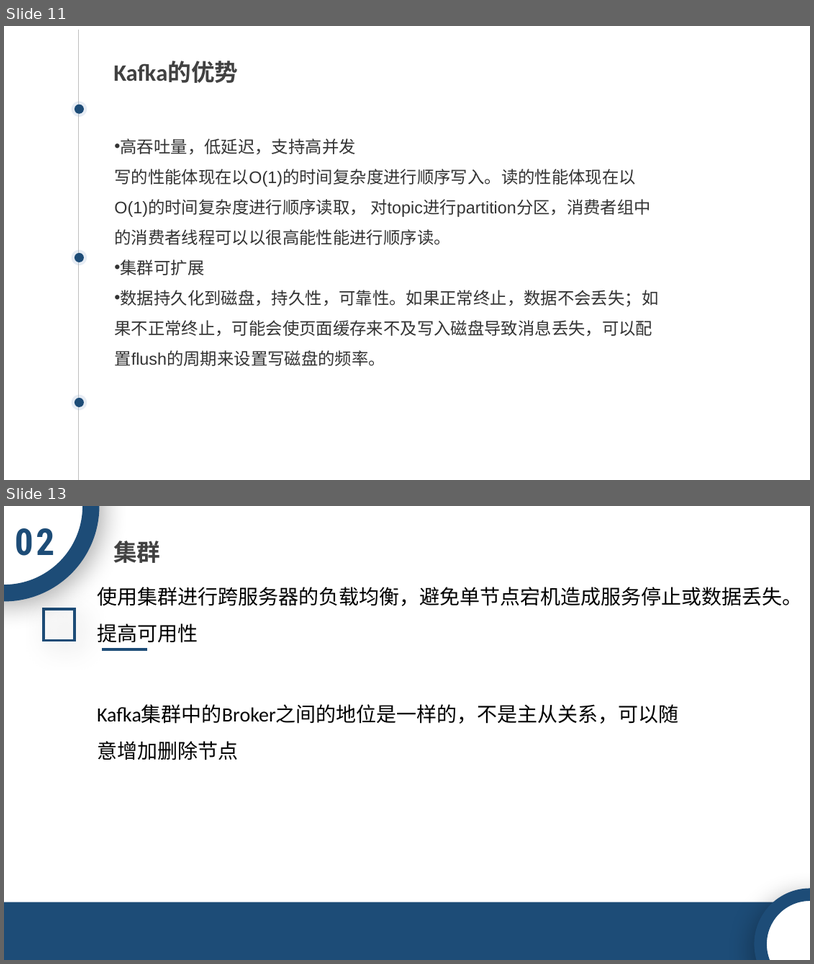
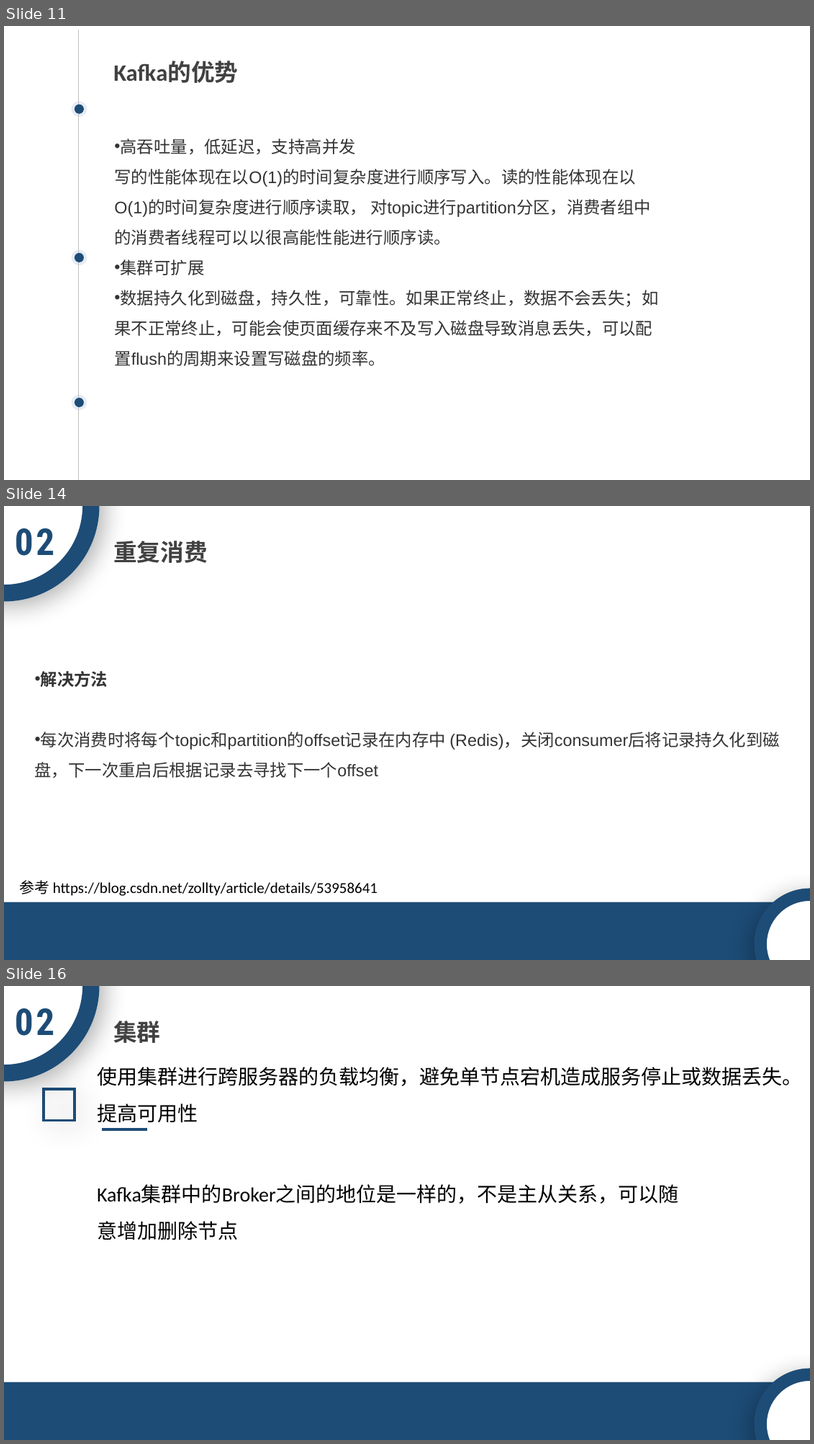
Before and after one commit to ACTSysGroup/Dev-Club, a slide deck: back-end/中间件/Kafka.pptx. Shown one above the other, each under a label of ours: slides 11 and 13 before the commit, slides 11, 14 and 16 after it; the slides between them are not shown. The pictures are 814x964 and 814x1444 pixels, drawn with LibreOffice and Linux fonts; fonts in the diff are those of the drawing; background and template pictures are left out. Boxes give left, top, right and bottom in pixels: in the first picture for what was removed or moved away, otherwise in the second. Text is boxed around its words. In the diff, an @@ line names an element or a change of style, - is before the commit and + after.

```diff
--- a/back-end/中间件/Kafka.pptx
+++ b/back-end/中间件/Kafka.pptx
@@ slide 14 added at (x1=4, y1=506, x2=810, y2=960), background picture (left out) @@
@@ ellipse added at (x1=4, y1=506, x2=91, y2=593), fill #FFFFFF, outline #1D4C77 20 pt @@
@@ text added at (x1=15, y1=528, x2=54, y2=556), 44 pt, text #1D4C77, bold @@
+02
@@ text added at (x1=113, y1=541, x2=208, y2=563), 28 pt, text #414141, bold @@
+重复消费
@@ text added at (x1=35, y1=671, x2=779, y2=777), 20 pt, text #333333 @@
+• 解决方法
+• 每次消费时将每个topic和partition的offset记录在内存中 (Redis)，关闭consumer后将记录持久化到磁盘，下一次重启后根据记录去寻找下一个offset
@@ text added at (x1=19, y1=880, x2=378, y2=896), 18 pt, text #000000 @@
+参考 https://blog.csdn.net/zollty/article/details/53958641
@@ ellipse added at (x1=761, y1=894, x2=810, y2=960), fill #FFFFFF, outline #1D4C77 15 pt @@
@@ rectangle added at (x1=4, y1=901, x2=810, y2=960), fill #1D4C77 @@
@@ what was slide 13 is now slide 16 @@
```
Also in this commit, not shown: 1 slide changed, 2 other slides added.
